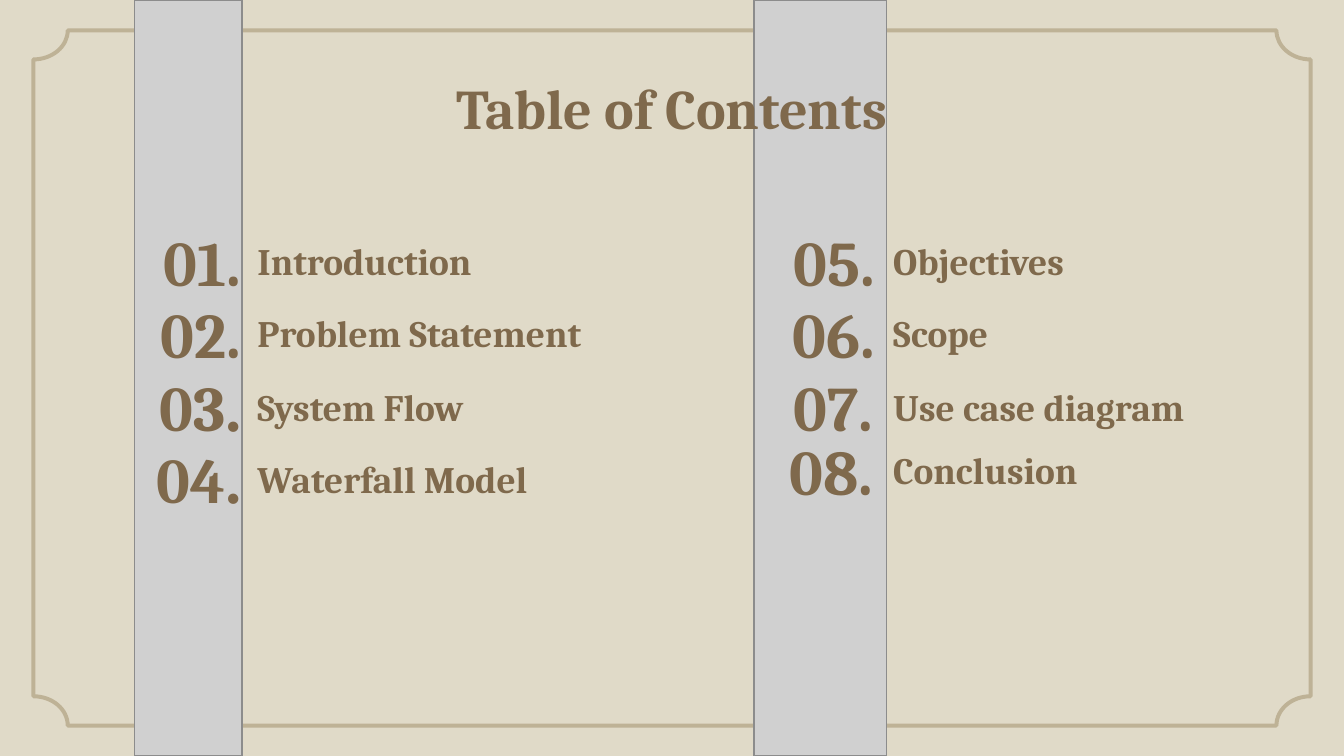
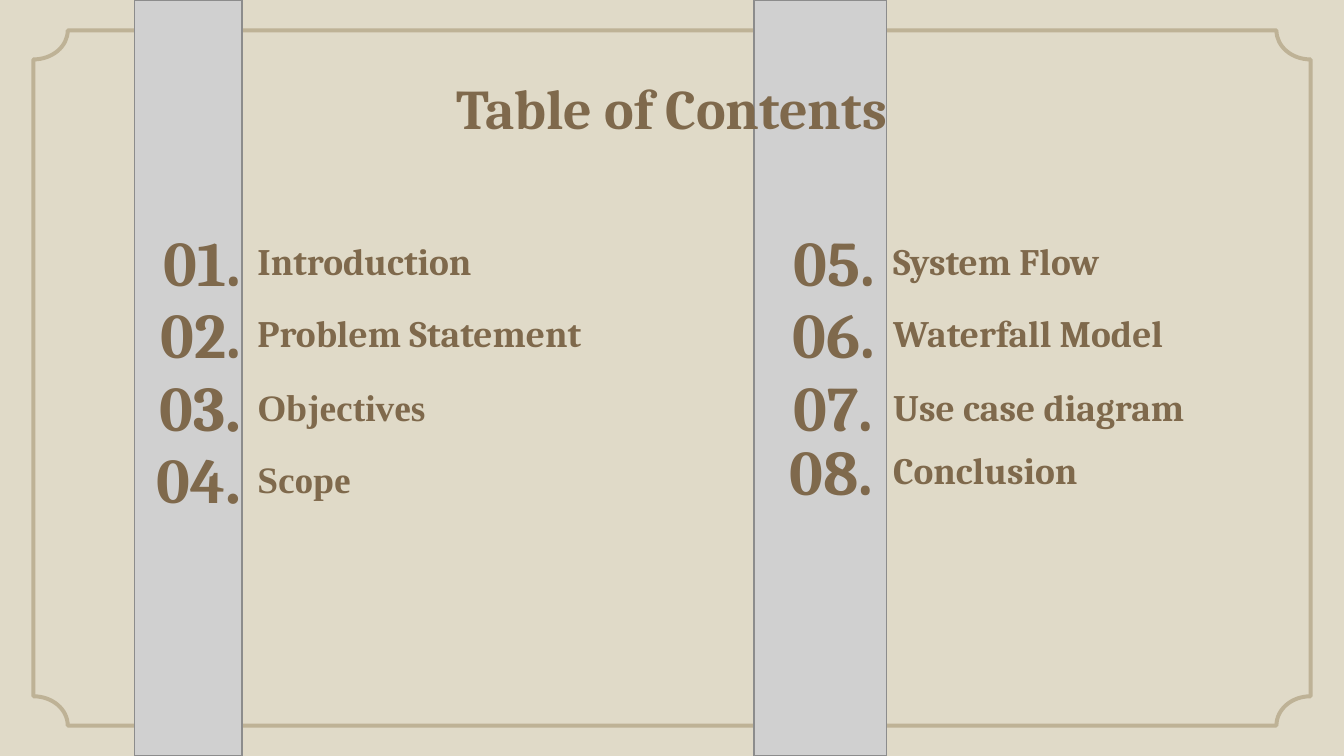
Before and after one commit to Andipstha/theFusion-Project-II, a slide deck: slide 2 of Documentation/LMS_Presentation.pptx. Drawn at 1344x756 pixels with LibreOffice and Linux fonts; fonts in the diff are those of the drawing; grey boxes stand for pictures; background and template pictures are left out. Boxes give left, top, right and bottom in pixels: in the first picture for what was removed or moved away, otherwise in the second. Text is boxed around its words. In the diff, an @@ line names an element or a change of style, - is before the commit and + after.

```diff
--- a/Documentation/LMS_Presentation.pptx
+++ b/Documentation/LMS_Presentation.pptx
@@ title at <box>893,249,1099,283</box>: text changed @@
-Objectives
+System Flow
@@ title at <box>893,320,1163,347</box>: text changed @@
-Scope
+Waterfall Model
@@ text at <box>257,395,425,428</box>: text changed; font Cambria to Times New Roman @@
-System Flow
+Objectives
@@ text at <box>257,468,350,500</box>: text changed; font Cambria to Times New Roman @@
-Waterfall Model
+Scope
```
Also in this commit, not shown: 5 other slides changed, 7 other files.
